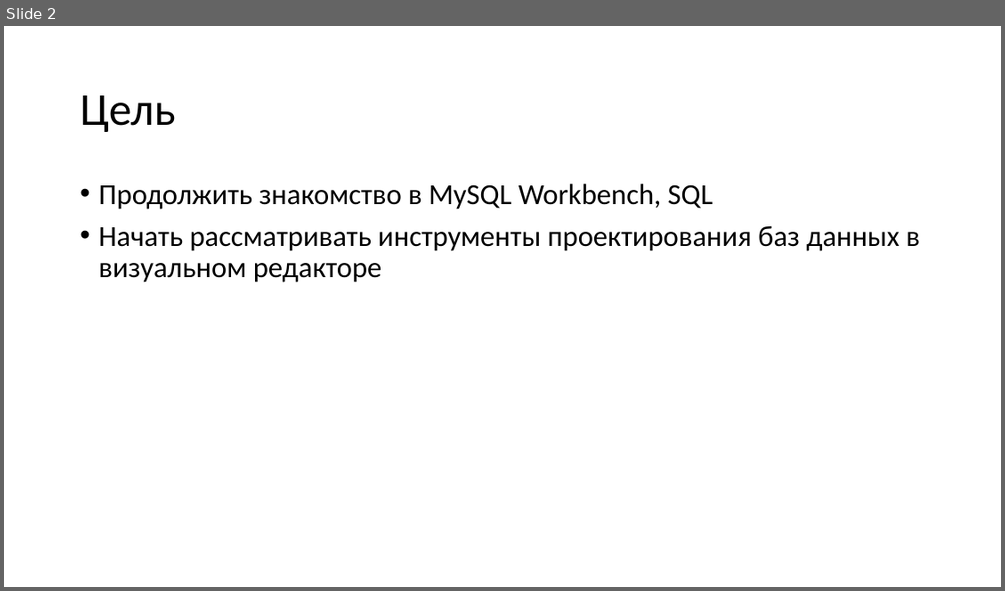
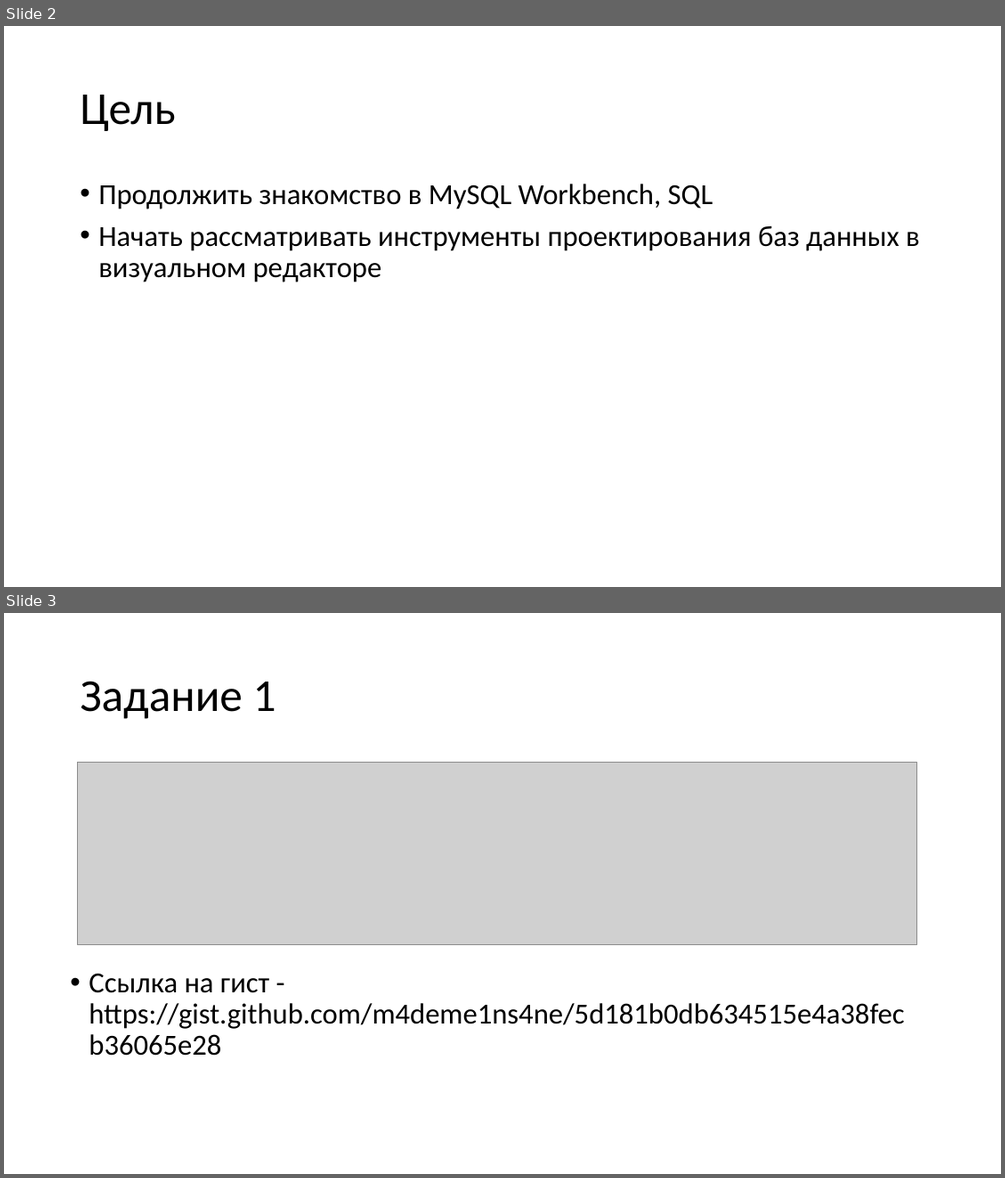
Before and after one commit to m4deme1ns4ne/--01, a slide deck: Лабораторная работа 2/Лабораторная работа 2.pptx. Shown one above the other, each under a label of ours: slide 2 before the commit, slides 2 and 3 after it. The pictures are 1005x591 and 1005x1178 pixels, drawn with LibreOffice and Linux fonts; fonts in the diff are those of the drawing; grey boxes stand for pictures. Boxes give left, top, right and bottom in pixels: in the first picture for what was removed or moved away, otherwise in the second. Text is boxed around its words. In the diff, an @@ line names an element or a change of style, - is before the commit and + after.

```diff
--- a/Лабораторная работа 2/Лабораторная работа 2.pptx
+++ b/Лабораторная работа 2/Лабораторная работа 2.pptx
@@ slide 3 added at <box>4,613,1001,1174</box>, background #FFFFFF @@
@@ title added at <box>80,681,276,719</box>, 44 pt, text #000000 @@
+Задание 1
@@ picture added at <box>77,763,916,945</box> @@
@@ text added at <box>89,973,904,1029</box>, 28 pt, text #000000 @@
+• Ссылка на гист - https://gist.github.com/m4deme1ns4ne/5d181b0db634515e4a38fecb36065e28
```
Also in this commit, not shown: 3 other slides added, 1 slide removed, 7 other files.
